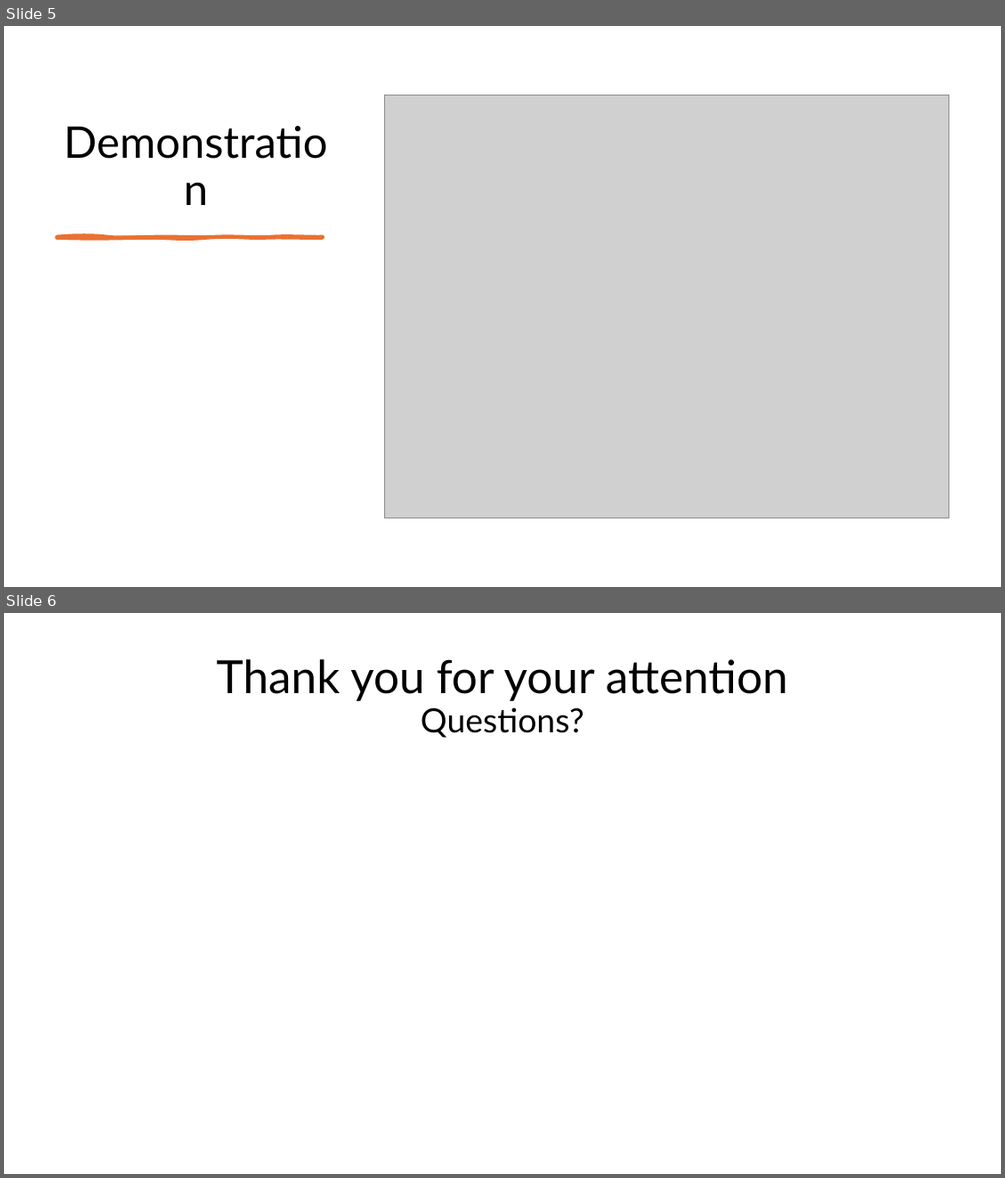
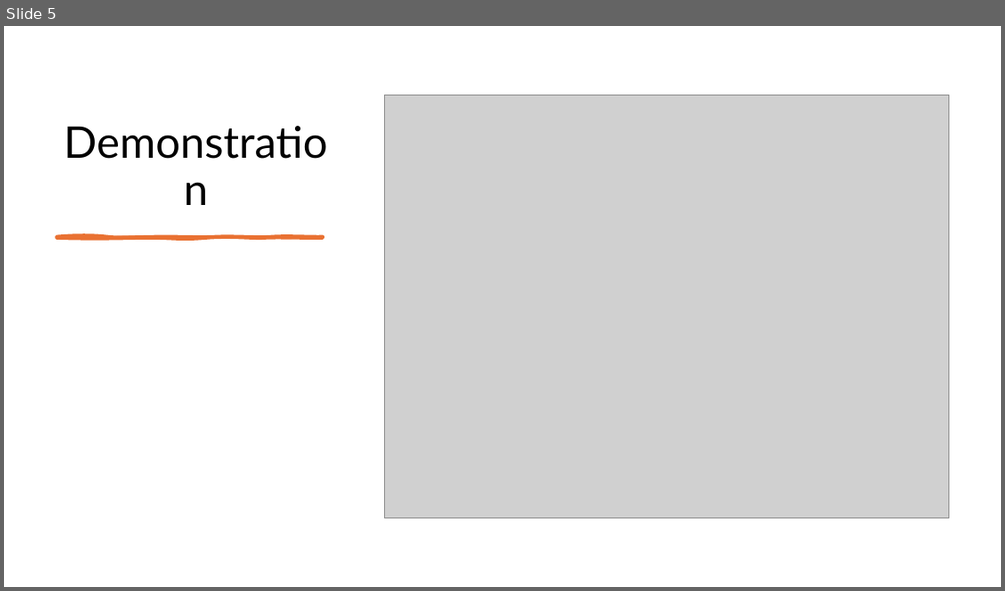
Before and after one commit to AlexMarggraf/Flooduino, a slide deck: recources/Final_Presentation.pptx. Shown one above the other, each under a label of ours: slides 5 and 6 before the commit, slide 5 after it. The pictures are 1005x1178 and 1005x591 pixels, drawn with LibreOffice and Linux fonts; fonts in the diff are those of the drawing; grey boxes stand for pictures. Boxes give left, top, right and bottom in pixels: in the first picture for what was removed or moved away, otherwise in the second. Text is boxed around its words. In the diff, an @@ line names an element or a change of style, - is before the commit and + after.

```diff
--- a/recources/Final_Presentation.pptx
+++ b/recources/Final_Presentation.pptx
@@ slide 6 removed at (4,613,1001,1174), background #FFFFFF @@
@@ title removed at (217,659,788,738) @@
-Thank you for your attention
-Questions?
```
Also in this commit, not shown: 1 slide changed, 1 slide added.
